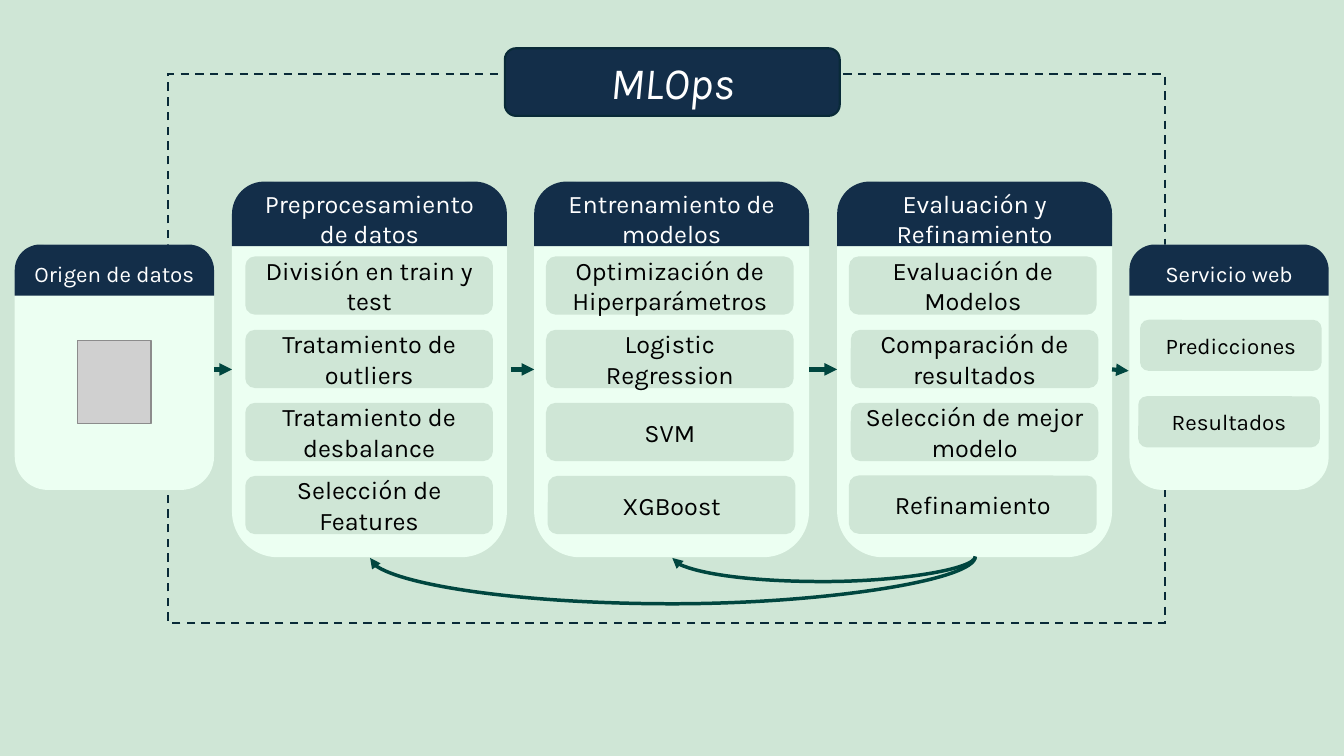
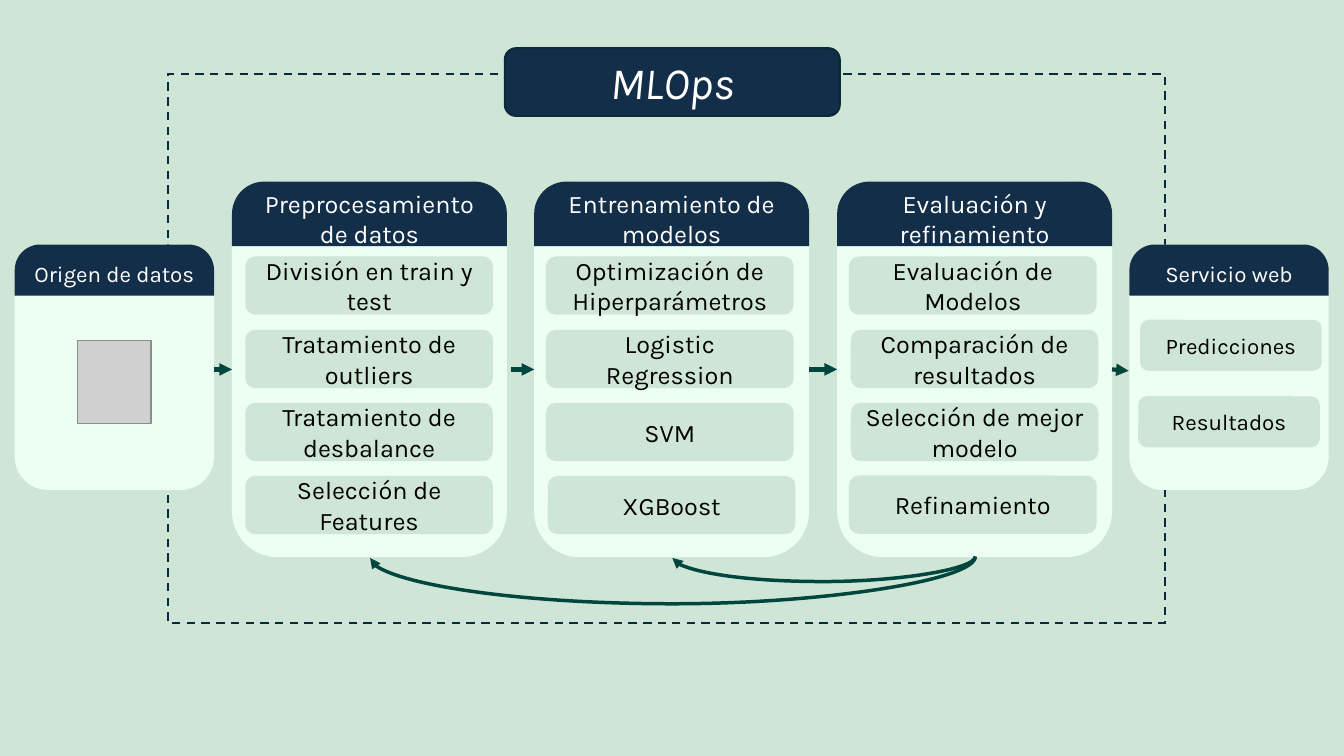
Before and after one commit to gasper-az/Plantilla-para-memoria, a slide deck: slide 6 of Otros docs/Diagrama en bloques.pptx. Drawn at 1344x756 pixels with LibreOffice and Linux fonts; fonts in the diff are those of the drawing; grey boxes stand for pictures. Boxes give left, top, right and bottom in pixels: in the first picture for what was removed or moved away, otherwise in the second. Text is boxed around its words. In the diff, an @@ line names an element or a change of style, - is before the commit and + after.

```diff
--- a/Otros docs/Diagrama en bloques.pptx
+++ b/Otros docs/Diagrama en bloques.pptx
@@ text in round same rect at bbox=[900, 194, 1050, 250]: text changed @@
-Evaluación y Refinamiento
+Evaluación y refinamiento
```
Also in this commit, not shown: 11 other files.
